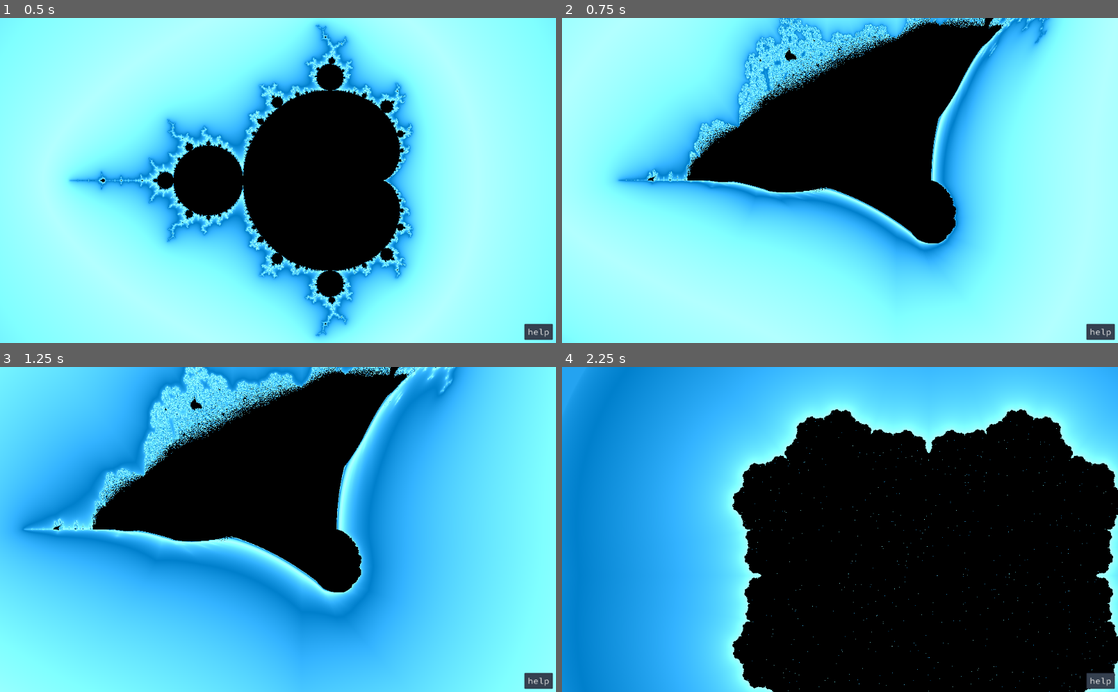
Above: before the commit, frames 1-4 (two rows, left to right).
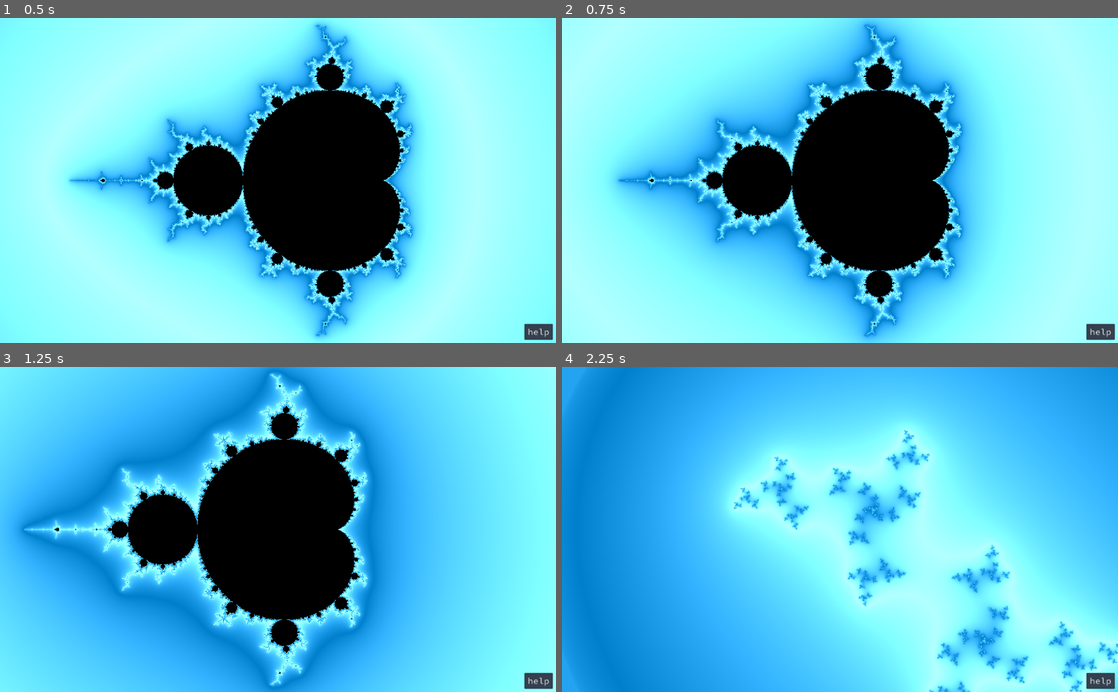
Above: after the commit, the same moments.

Repository: kiwijuice56/web-mandelbrot
Game: Godot game, scene res://main/FractalNavigation.tscn
Two runs of this game, one before a commit and one after it. Both use one fixed random seed, a clock stepped at 60 frames per second and the inputs below.
Inputs (mouse positions are in pixels of both pictures, inside the frame that each line leads up to):
- Up to frame 1 (0.5 s): no input
- Up to frame 2 (0.75 s): move the mouse to (962, 164) at 0.52 s; hold D (move_right) from 0.53 s (still down); tap B (burning_ship) at 0.6 s; click (962, 164) at 0.67 s
- Up to frame 3 (1.25 s): keep holding D (move_right)
- Up to frame 4 (2.25 s): release D (move_right) at 1.25 s; drag from (728, 545) to (812, 594) at 1.27 s; move the mouse to (895, 458) at 2.02 s; hold D (move_right) from 2.03 s (still down); tap J (julia) at 2.1 s

Frame 1 is identical in both runs. In frame 2, 42% of the frame differs, in the area x 0-100%, y 0-100%; in frame 3, 44%; in frame 4, 63%.

Commit message:
Removed burning ship to improve performance

Diff:
--- a/main/mandelbrot_fractal.tres
+++ b/main/mandelbrot_fractal.tres
@@ -77,9 +77,6 @@
 	// WebGL has a limitation that won't allow the shader to compile
 	// if a non-constant is used in for-loops; 256 is `MAX_ITER`
 	for (int i = 0; i < 256; i++) {
-		if (burning_ship) {
-			x = abs(x); y = abs(y);
-		}
 		highp float xtemp = x * x - y * y + (julia ? mouse_pos.x : x0);
 		y = 2.0 * x * y + (julia ? mouse_pos.y : y0);
 		x = xtemp;
@@ -95,9 +92,6 @@
 
 		// We take some extra iterations for a smaller error in the coloration
 		for (int extra_iter = 0; extra_iter < 4; extra_iter++) {
-			if (burning_ship) {
-				x = abs(x); y = abs(y);
-			}
 			highp float xtemp = x * x - y * y + (julia ? mouse_pos.x : x0);
 			y = 2.0 * x * y + (julia ? mouse_pos.y : y0);
 			x = xtemp;
--- a/main/ui/UI.tscn
+++ b/main/ui/UI.tscn
@@ -43,7 +43,6 @@
 Graphic controls:
 - 1-5: color palette
 - O: oversampling
-- B: burning ship
 - J: julia"
 autowrap = true
 
Not shown, changed: docs/index.html
Not shown, changed: docs/index.pck
